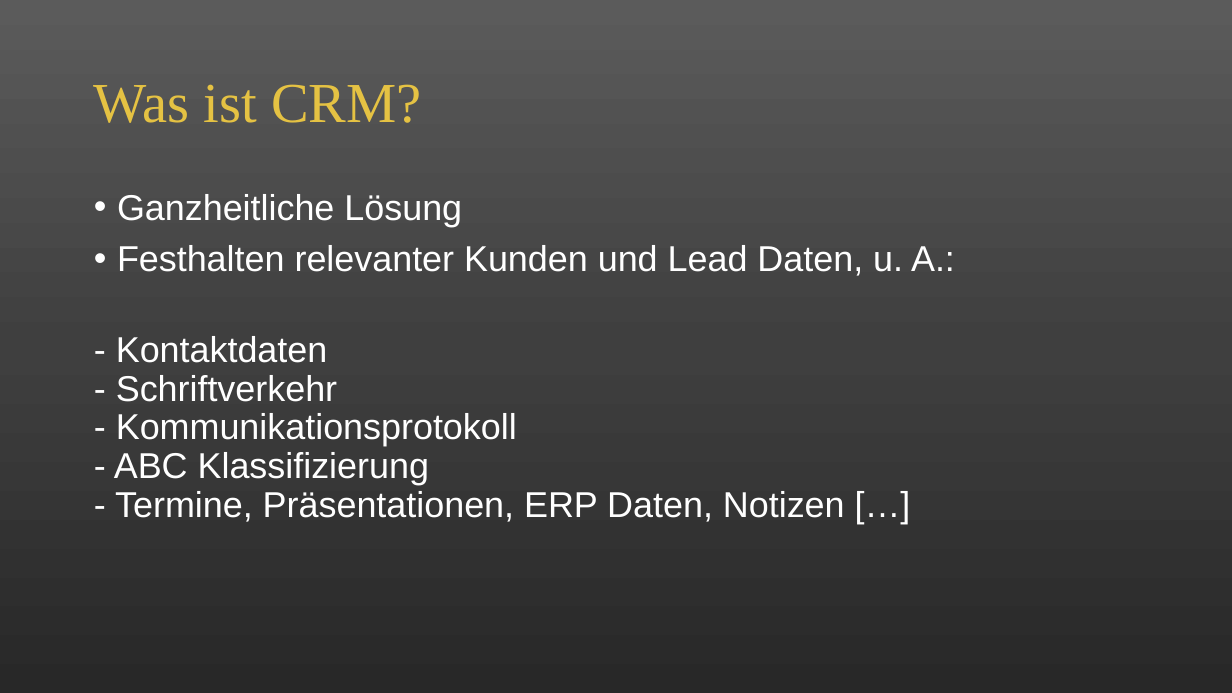
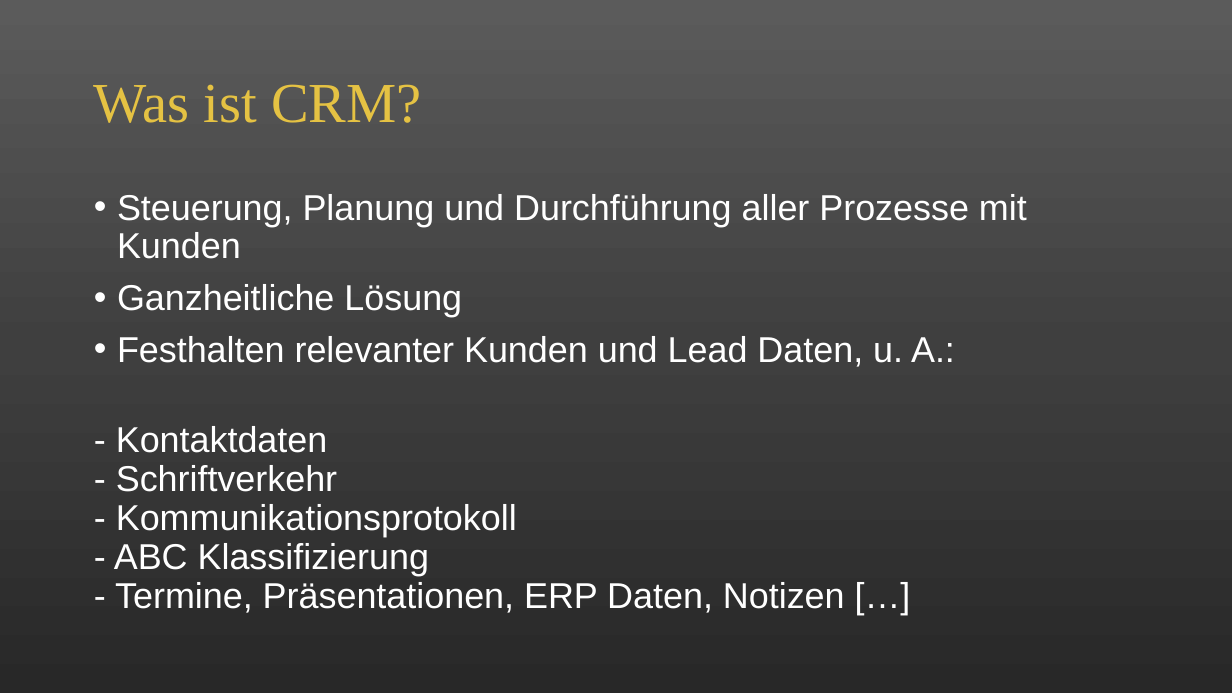
Before and after one commit to alicapr/CRM, a slide deck: slide 4 of CRM.pptx. Drawn at 1232x693 pixels with LibreOffice and Linux fonts; fonts in the diff are those of the drawing. Boxes give left, top, right and bottom in pixels: in the first picture for what was removed or moved away, otherwise in the second. Text is boxed around its words. In the diff, an @@ line names an element or a change of style, - is before the commit and + after.

```diff
--- a/CRM.pptx
+++ b/CRM.pptx
@@ text at [117,194,1027,259]: paragraph added @@
+• Steuerung, Planung und Durchführung aller Prozesse mit Kunden
```
Also in this commit, not shown: 5 other slides changed, 2 slides added, 1 slide removed, 1 other file.
